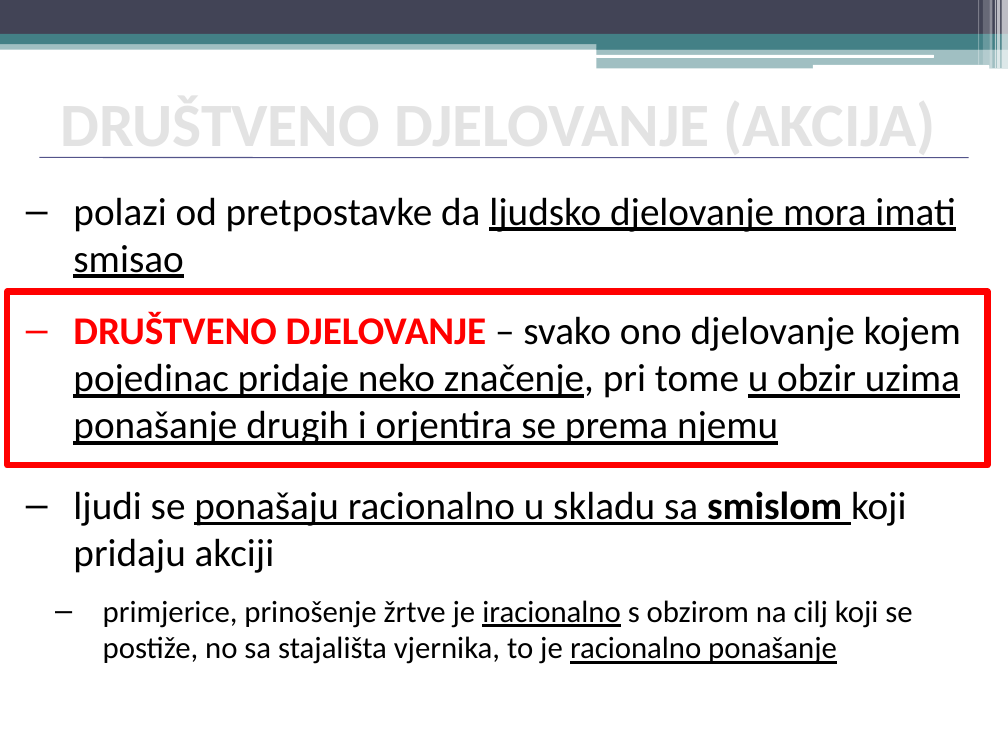
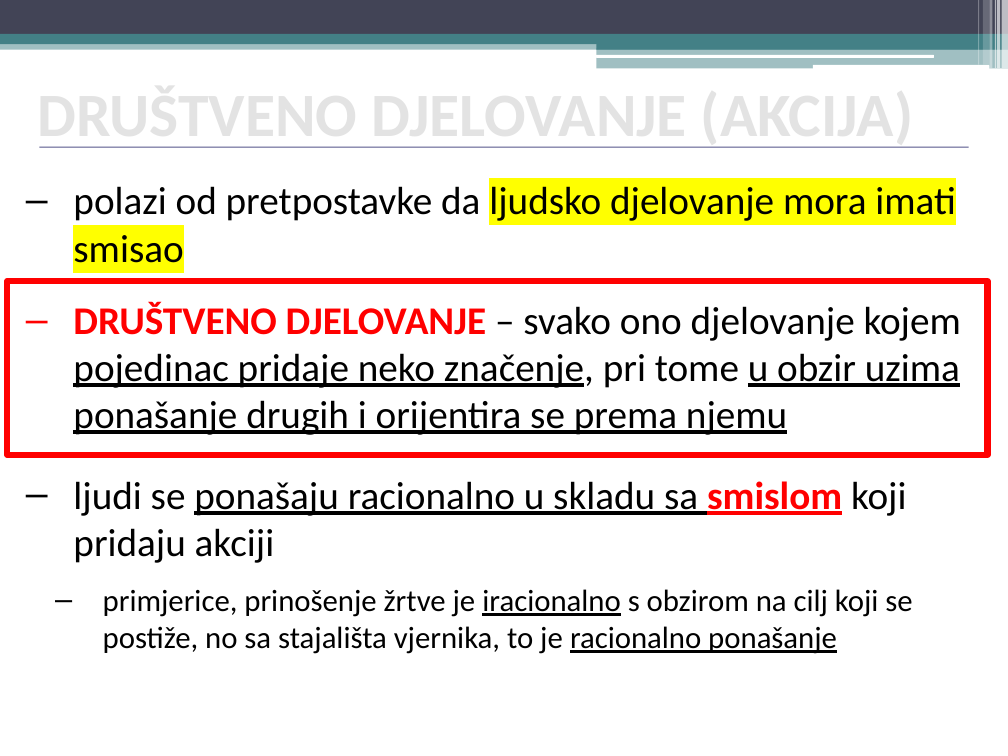
Before and after one commit to srednja-skola/sociologija, a slide deck: slide 6 of data/pptx/003_6_Max_Weber.pptx. Drawn at 1008x756 pixels with LibreOffice and Linux fonts; fonts in the diff are those of the drawing. Boxes give left, top, right and bottom in pixels: in the first picture for what was removed or moved away, otherwise in the second. Text is boxed around its words. In the diff, an @@ line names an element or a change of style, - is before the commit and + after.

```diff
--- a/data/pptx/003_6_Max_Weber.pptx
+++ b/data/pptx/003_6_Max_Weber.pptx
@@ text "DRUŠTVENO DJELOVANJE (AKCIJA)": place and size @@
-text "DRUŠTVENO DJELOVANJE (AKCIJA)" at box(60, 157, 936, 158)
+text "DRUŠTVENO DJELOVANJE (AKCIJA)" at box(38, 146, 913, 148)
@@ text at box(73, 186, 955, 563): highlight none to #FFFF00, underline off in "ljudsko djelovanje mora imati smisao"; text colour #000000 to #FF0000 in "smislom" @@
@@ 1 text, 1 line, 1 rectangle: place and size @@
-1 text, 1 line, 1 rectangle at box(7, 157, 987, 664)
+1 text, 1 line, 1 rectangle at box(7, 147, 987, 654)
@@ text at box(73, 301, 961, 435): text changed @@
-– DRUŠTVENO DJELOVANJE – svako ono djelovanje kojem pojedinac pridaje neko značenje, pri tome u obzir uzima ponašanje drugih i orjentira se prema njemu
+– DRUŠTVENO DJELOVANJE – svako ono djelovanje kojem pojedinac pridaje neko značenje, pri tome u obzir uzima ponašanje drugih i orijentira se prema njemu
```
Also in this commit, not shown: 5 other slides changed, 3 slides added, 2 slides removed, 2 other files.
